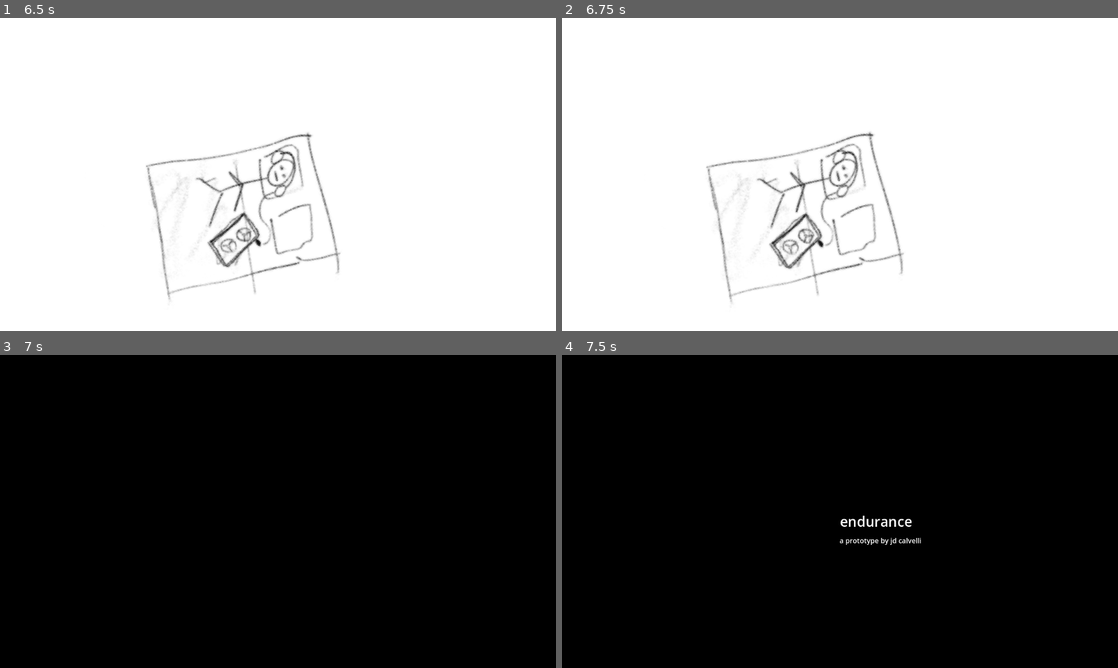
Above: before the commit, frames 1-4 (two rows, left to right).
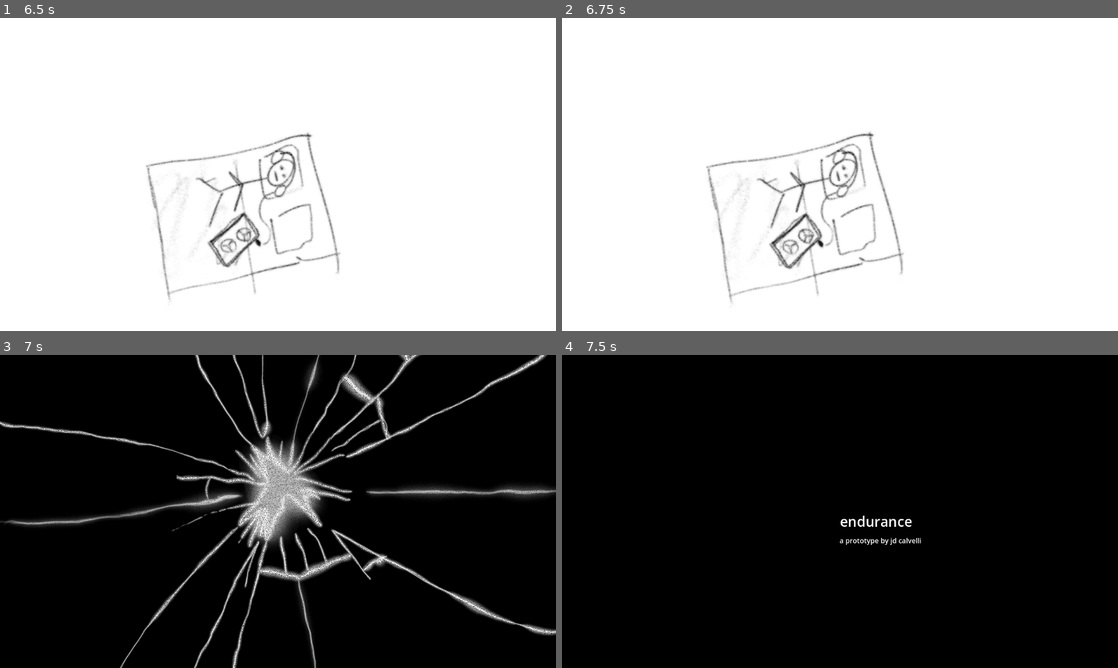
Above: after the commit, the same moments.

Repository: jdcalvelli/prototype-studio-prompt-2
Game: Godot game, scene res://scenes/intro.tscn
Two runs of this game, one before a commit and one after it. Both use one fixed random seed, a clock stepped at 60 frames per second and the inputs below.
Inputs:
- Up to frame 1 (6.5 s): tap Enter at 0.5 s; hold D 0.53-1.28 s; tap Q at 0.6 s; tap Space at 1.25 s; hold S 1.28-2.03 s; tap E at 1.35 s; hold D 2.03-2.78 s; hold R 2.03-2.78 s; hold W 2.78-3.53 s; tap T at 2.85 s; hold A 3.53-5.03 s; tap Y at 3.6 s; tap U at 4.35 s; hold S 5.03-5.78 s; tap O at 5.1 s; hold D from 5.78 s (still down); tap P at 5.85 s
- Up to frame 2 (6.75 s): release D at 6.53 s; hold W from 6.53 s (still down); tap F at 6.6 s
- Up to frame 3 (7 s): keep holding W
- Up to frame 4 (7.5 s): tap Enter at 7.25 s; release W at 7.28 s; hold D from 7.28 s (still down); tap G at 7.35 s

Frames 1-2 are identical in both runs. In frame 3, 12% of the frame differs, in the area x 0-100%, y 0-100%; in frame 4, nothing differs.

Commit message:
changing outro visuals

Diff:
--- a/scenes/outro.tscn
+++ b/scenes/outro.tscn
@@ -1,17 +1,21 @@
-[gd_scene load_steps=4 format=3 uid="uid://c8scor0e0led2"]
+[gd_scene load_steps=5 format=3 uid="uid://c8scor0e0led2"]
 
 [ext_resource type="Texture2D" uid="uid://npg4pi4oecu2" path="res://assets/prototype 2 - krita/layer-exports/Background.PNG" id="1_bu2tl"]
 [ext_resource type="Script" path="res://scripts/outro.gd" id="1_wamml"]
 [ext_resource type="AudioStream" uid="uid://cqfoqk3ckt0pd" path="res://audio/cassette off.wav" id="2_iod4b"]
+[ext_resource type="Texture2D" uid="uid://d3xu3e85khbu6" path="res://assets/crackedopenpngs/Cracked_Open_Whole.png" id="3_ynket"]
 
 [node name="outro" type="Node2D"]
 script = ExtResource("1_wamml")
 
 [node name="Camera2D" type="Camera2D" parent="."]
 
-[node name="Sprite2D" type="Sprite2D" parent="."]
+[node name="Background" type="Sprite2D" parent="."]
 self_modulate = Color(0, 0, 0, 1)
 texture = ExtResource("1_bu2tl")
+
+[node name="Cracks" type="Sprite2D" parent="."]
+texture = ExtResource("3_ynket")
 
 [node name="CassetteOff" type="AudioStreamPlayer" parent="."]
 stream = ExtResource("2_iod4b")
--- a/scripts/outro.gd
+++ b/scripts/outro.gd
@@ -7,6 +7,7 @@
 
 func _on_cassette_off():
 	restartable = true
+	$Cracks.visible = false
 	$Control.visible = true
 
 func _process(delta):
